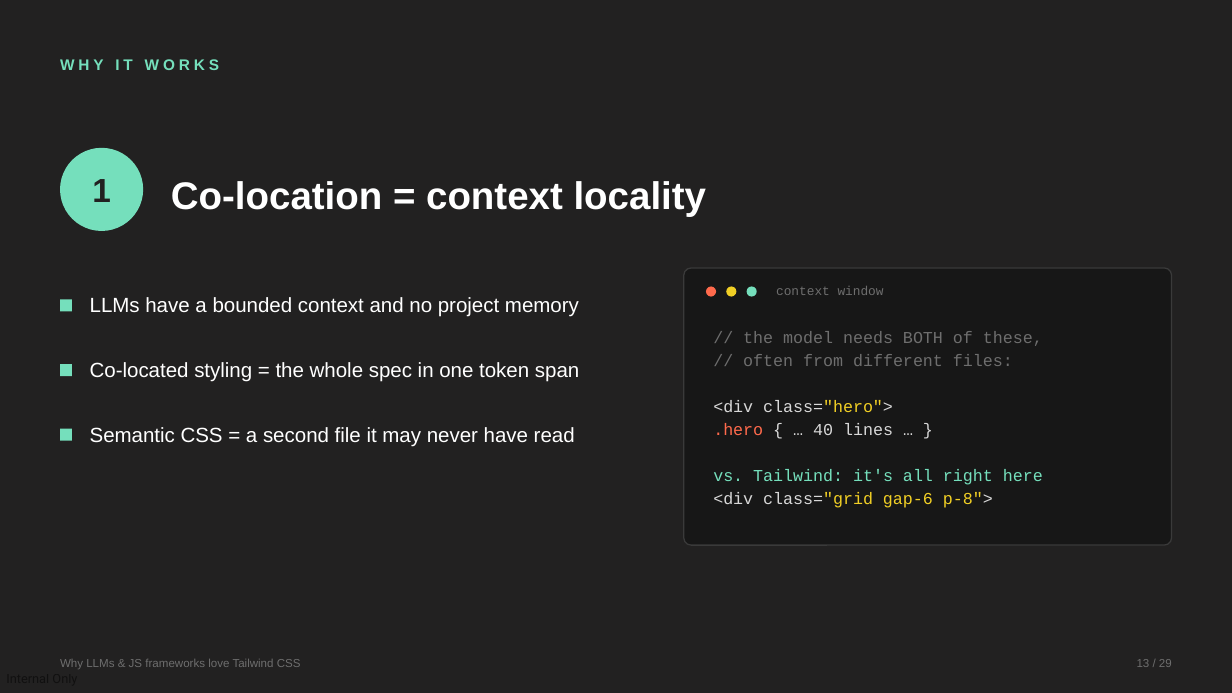
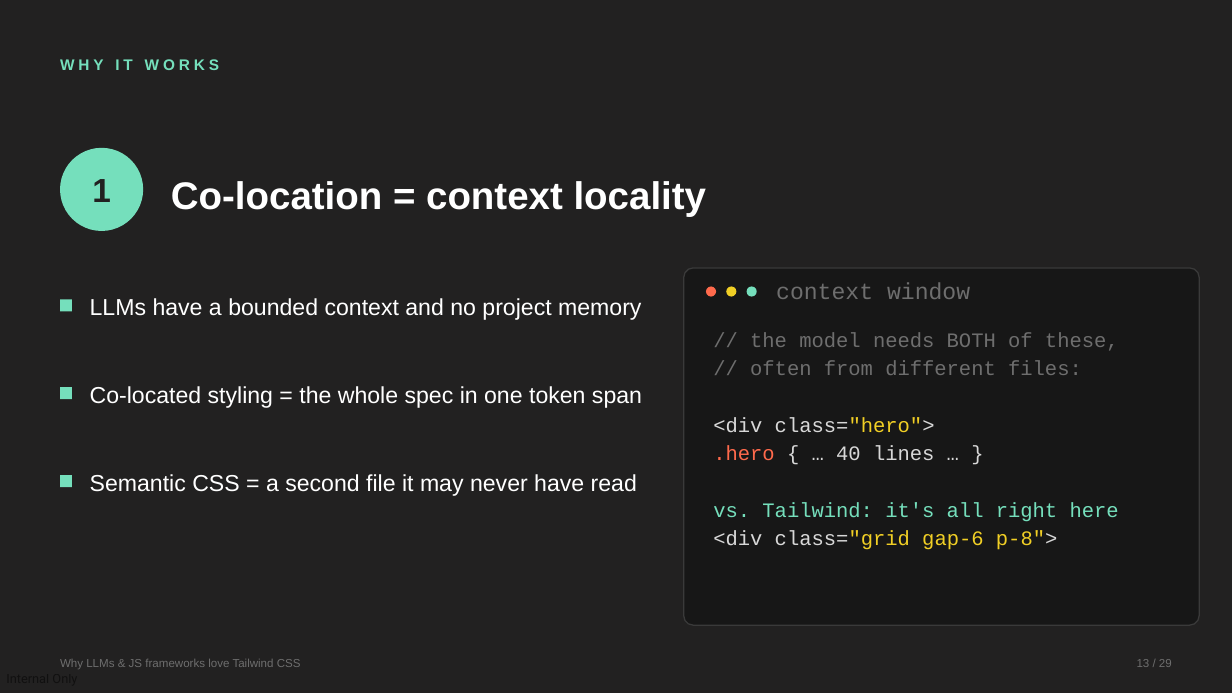
Before and after one commit to devlinduldulao/llm-loves-tailwind-and-js, a slide deck: slide 13 of why-llms-love-tailwind.pptx. Drawn at 1232x693 pixels with LibreOffice and Linux fonts; fonts in the diff are those of the drawing. Boxes give left, top, right and bottom in pixels: in the first picture for what was removed or moved away, otherwise in the second. Text is boxed around its words. In the diff, an @@ line names an element or a change of style, - is before the commit and + after.

```diff
--- a/why-llms-love-tailwind.pptx
+++ b/why-llms-love-tailwind.pptx
@@ rounded rectangle: place and size @@
-rounded rectangle at bbox=[684, 268, 1172, 545]
+rounded rectangle at bbox=[684, 268, 1200, 626]
@@ text "context window" at bbox=[776, 282, 970, 299]: size 10 to 18 pt @@
@@ text "// the model needs BOTH ..." at bbox=[713, 332, 1119, 550]: size 13 to 16 pt @@
@@ rectangle: place and size @@
-rectangle at bbox=[60, 364, 72, 376]
+rectangle at bbox=[60, 387, 72, 399]
@@ text "Co-located styling = the whole ...": place and size @@
-text "Co-located styling = the whole ..." at bbox=[90, 362, 579, 382]
+text "Co-located styling = the whole ..." at bbox=[90, 386, 642, 408]
@@ rectangle: place and size @@
-rectangle at bbox=[60, 429, 72, 441]
+rectangle at bbox=[60, 475, 72, 487]
@@ size 16 to 18 pt in 3 elements at bbox=[90, 298, 641, 320], bbox=[90, 386, 642, 408], bbox=[90, 474, 637, 496] @@
@@ text "Semantic CSS = a second ...": place and size @@
-text "Semantic CSS = a second ..." at bbox=[90, 427, 575, 447]
+text "Semantic CSS = a second ..." at bbox=[90, 474, 637, 496]
```
Also in this commit, not shown: 22 other slides changed, 1 slide added, 1 other file.
